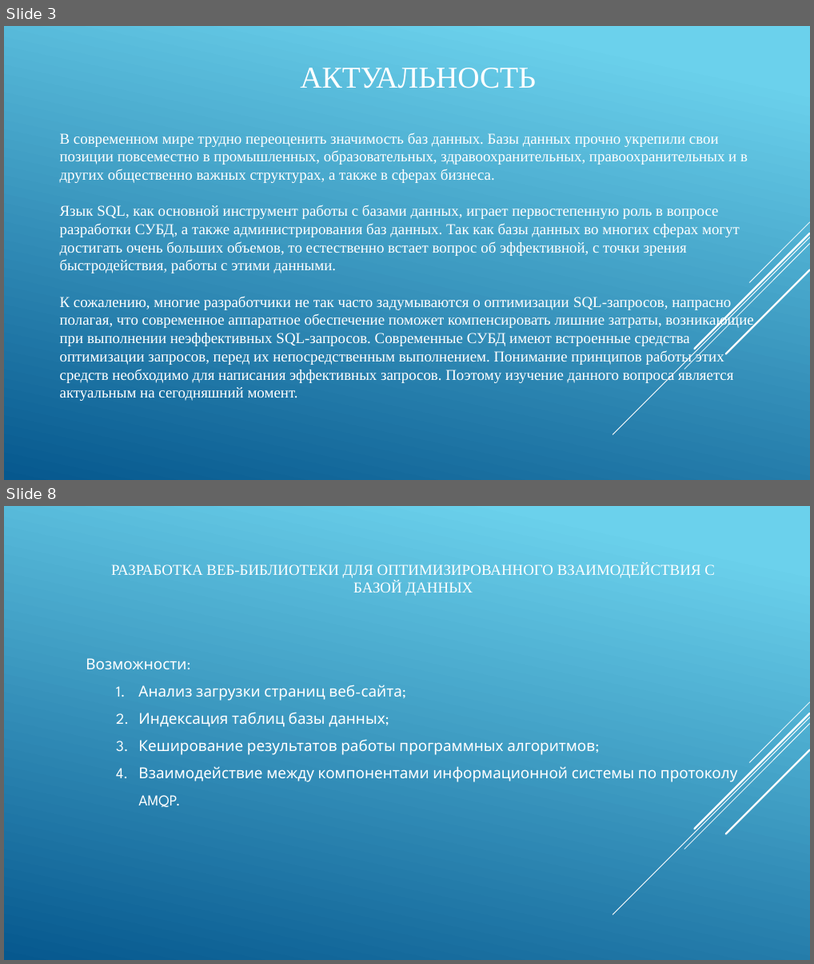
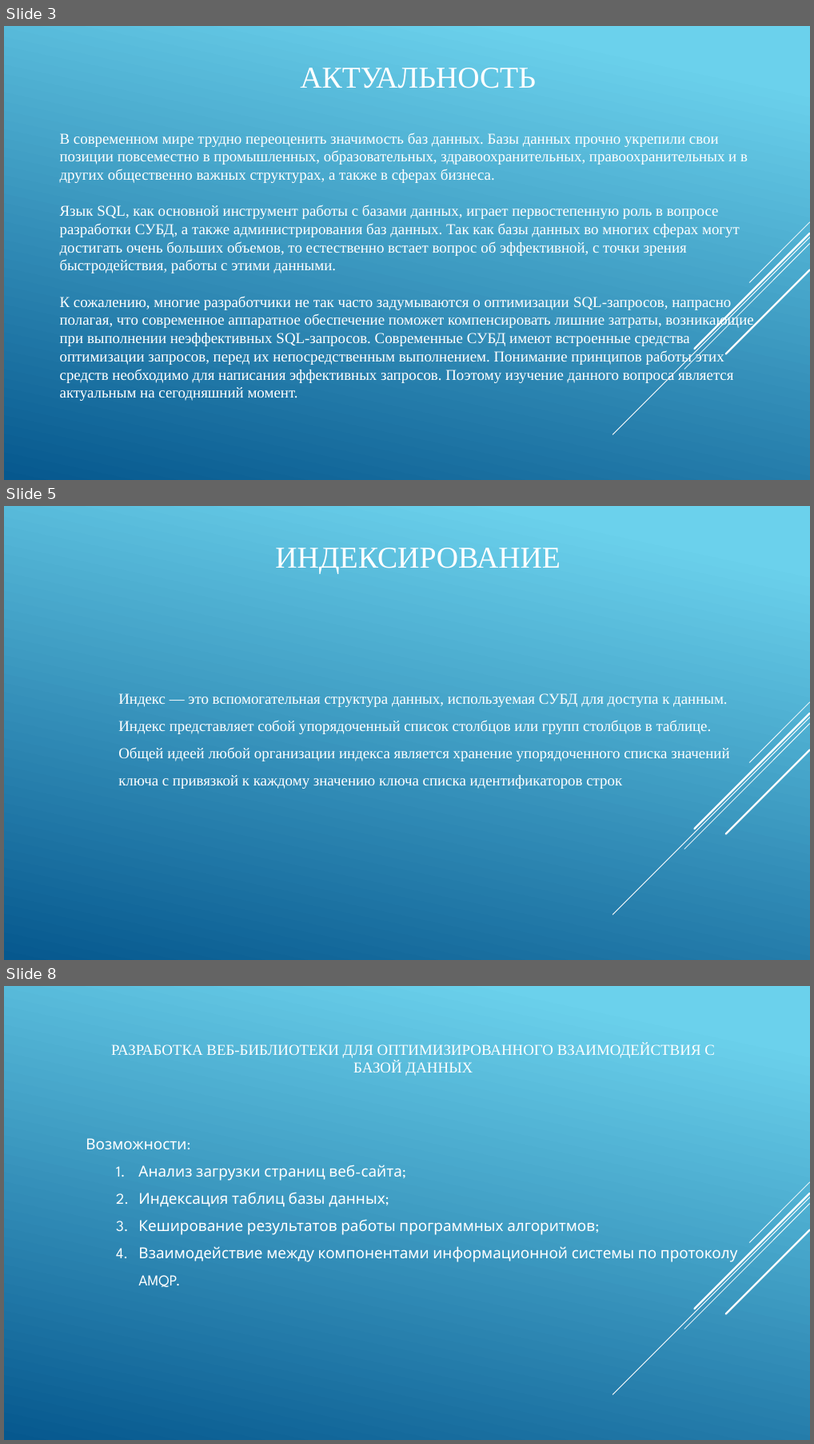
Before and after one commit to IgorTyutyunov/-, a slide deck: ВКР_5.pptx. Shown one above the other, each under a label of ours: slides 3 and 8 before the commit, slides 3, 5 and 8 after it; the slides between them are not shown. The pictures are 814x964 and 814x1444 pixels, drawn with LibreOffice and Linux fonts; fonts in the diff are those of the drawing. Boxes give left, top, right and bottom in pixels: in the first picture for what was removed or moved away, otherwise in the second. Text is boxed around its words. In the diff, an @@ line names an element or a change of style, - is before the commit and + after.

Commit message:
Набросал слайд по индексации

```diff
--- a/ВКР_5.pptx
+++ b/ВКР_5.pptx
@@ slide 5 added at (4, 506, 810, 960), background gradient #6ED2EB to #06588E; not listed: 5 template elements that a slide beside it also shows @@
@@ title added at (275, 548, 561, 574), 36 pt, text #FFFFFF @@
+ИНДЕКСИРОВАНИЕ
@@ text added at (118, 693, 730, 788), 18 pt, text #FFFFFF @@
+Индекс — это вспомогательная структура данных, используемая СУБД для доступа к данным. Индекс представляет собой упорядоченный список столбцов или групп столбцов в таблице.
+Общей идеей любой организации индекса является хранение упорядоченного списка значений ключа с привязкой к каждому значению ключа списка идентификаторов строк
```
Also in this commit, not shown: 2 slides changed, 1 other slide added, 2 slides removed, 1 other file.
